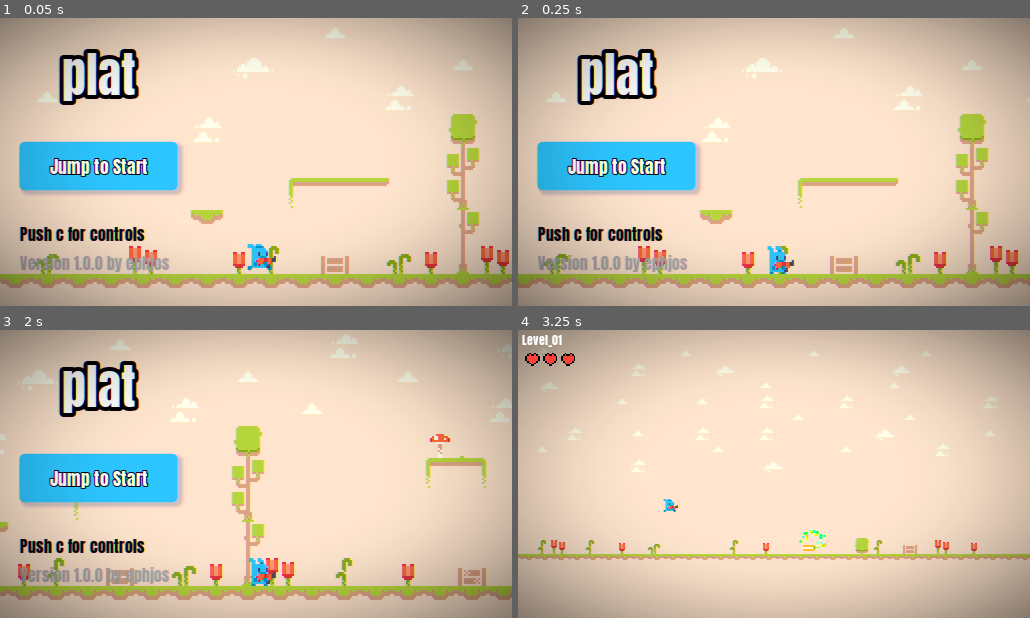
Above: before the commit, frames 1-4 (two rows, left to right).
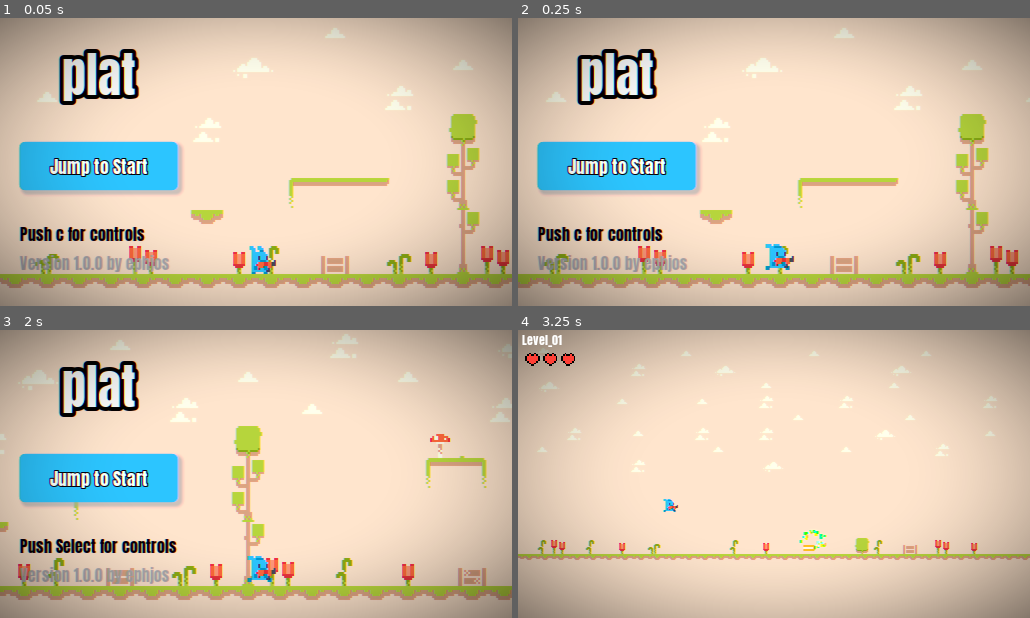
Above: after the commit, the same moments.

Repository: ephjos/plat
Game: Godot game, scene res://TitleScreen/TitleScreen.tscn
Two runs of this game, one before a commit and one after it. Both use one fixed random seed, a clock stepped at 60 frames per second and the inputs below.
Inputs:
- Up to frame 1 (0.05 s): no input
- Up to frame 2 (0.25 s): no input
- Up to frame 3 (2 s): click "Jump to Start" at 0.5 s; click "Jump to Start" at 1.25 s
- Up to frame 4 (3.25 s): tap C (controls) at 2, 3.05 s; hold C (controls) 2.03-2.78 s; hold D (move_right) from 2.03 s (still down); tap Space (jump) at 2.27, 3.02 s; tap K (attack) at 2.85 s

The runs differ from the first frame. In frame 1, 0.3% of the frame differs, in the area x 48-55%, y 78-89%; in frame 2, 0.3%; in frame 3, 1.3%, in the area x 10-55%, y 72-89%; in frame 4, nothing differs.

Commit message:
Small titlescreen tweak

Diff:
--- a/TitleScreen/TitleScreen.gd
+++ b/TitleScreen/TitleScreen.gd
@@ -1,6 +1,11 @@
 extends Control
 
 onready var player = $HBoxContainer/CenterContainer/Player
+
+onready var controls1 = $HBoxContainer/VBoxContainer/Controls1
+onready var controls2 = $HBoxContainer/VBoxContainer/Controls2
+
+
 var scroll = 0
 
 func add_collider(position, extents):
@@ -15,6 +20,7 @@
 	collider.shape.extents = extents
 
 func _ready():
+	controls2.hide()
 	Hud.hide()
 
 	var left = 0
@@ -58,3 +64,12 @@
 		SceneChanger.change_scene("res://Levels/Level_01.tscn", 0)
 	if event.is_action_pressed("controls"):
 		SceneChanger.change_scene("res://Controls/Controls.tscn", 0)
+
+
+func _on_ControlsTimer_timeout():
+	if controls1.visible:
+		controls1.hide()
+		controls2.show()
+	else:
+		controls2.hide()
+		controls1.show()
--- a/TitleScreen/TitleScreen.tscn
+++ b/TitleScreen/TitleScreen.tscn
@@ -110,13 +110,13 @@
 [node name="ButtonContainer" type="CenterContainer" parent="HBoxContainer/VBoxContainer"]
 margin_top = 77.0
 margin_right = 158.0
-margin_bottom = 180.0
+margin_bottom = 151.0
 size_flags_vertical = 3
 
 [node name="Button" type="Button" parent="HBoxContainer/VBoxContainer/ButtonContainer"]
-margin_top = 27.0
+margin_top = 13.0
 margin_right = 158.0
-margin_bottom = 75.0
+margin_bottom = 61.0
 custom_styles/hover = SubResource( 2 )
 custom_styles/normal = SubResource( 3 )
 custom_fonts/font = SubResource( 4 )
@@ -133,19 +133,23 @@
 position = Vector2( 79.8581, 24.9592 )
 shape = SubResource( 5 )
 
-[node name="Version" type="Label" parent="HBoxContainer/VBoxContainer"]
-anchor_left = 0.0253165
-anchor_right = 0.0253165
+[node name="Controls1" type="Label" parent="HBoxContainer/VBoxContainer"]
+margin_top = 155.0
+margin_right = 158.0
+margin_bottom = 180.0
+custom_fonts/font = SubResource( 6 )
+custom_colors/font_color = Color( 0, 0, 0, 1 )
+text = "Push c for controls"
+
+[node name="Controls2" type="Label" parent="HBoxContainer/VBoxContainer"]
 margin_top = 184.0
 margin_right = 158.0
 margin_bottom = 209.0
 custom_fonts/font = SubResource( 6 )
 custom_colors/font_color = Color( 0, 0, 0, 1 )
-text = "Push c for controls"
+text = "Push Select for controls"
 
 [node name="Version2" type="Label" parent="HBoxContainer/VBoxContainer"]
-anchor_left = 0.0253165
-anchor_right = 0.0253165
 margin_top = 213.0
 margin_right = 158.0
 margin_bottom = 238.0
@@ -162,7 +166,6 @@
 position = Vector2( 78, 220 )
 scale = Vector2( 2, 2 )
 frames = SubResource( 7 )
-frame = 1
 playing = true
 
 [node name="PostProcessing_tool" parent="." instance=ExtResource( 6 )]
@@ -176,5 +179,10 @@
 glitch_block_size = 1.0
 vignette_scale = 1.2
 
+[node name="ControlsTimer" type="Timer" parent="."]
+wait_time = 2.0
+autostart = true
+
 [connection signal="pressed" from="HBoxContainer/VBoxContainer/ButtonContainer/Button" to="." method="_on_Button_pressed"]
 [connection signal="hit" from="HBoxContainer/VBoxContainer/ButtonContainer/Button/StaticBody2D" to="." method="_on_StaticBody2D_hit"]
+[connection signal="timeout" from="ControlsTimer" to="." method="_on_ControlsTimer_timeout"]
--- a/project.godot
+++ b/project.godot
@@ -90,6 +90,8 @@
 controls={
 "deadzone": 0.5,
 "events": [ Object(InputEventKey,"resource_local_to_scene":false,"resource_name":"","device":0,"alt":false,"shift":false,"control":false,"meta":false,"command":false,"pressed":false,"scancode":67,"unicode":0,"echo":false,"script":null)
+, Object(InputEventJoypadButton,"resource_local_to_scene":false,"resource_name":"","device":-1,"button_index":10,"pressure":0.0,"pressed":false,"script":null)
+, Object(InputEventJoypadButton,"resource_local_to_scene":false,"resource_name":"","device":-1,"button_index":11,"pressure":0.0,"pressed":false,"script":null)
  ]
 }
 
